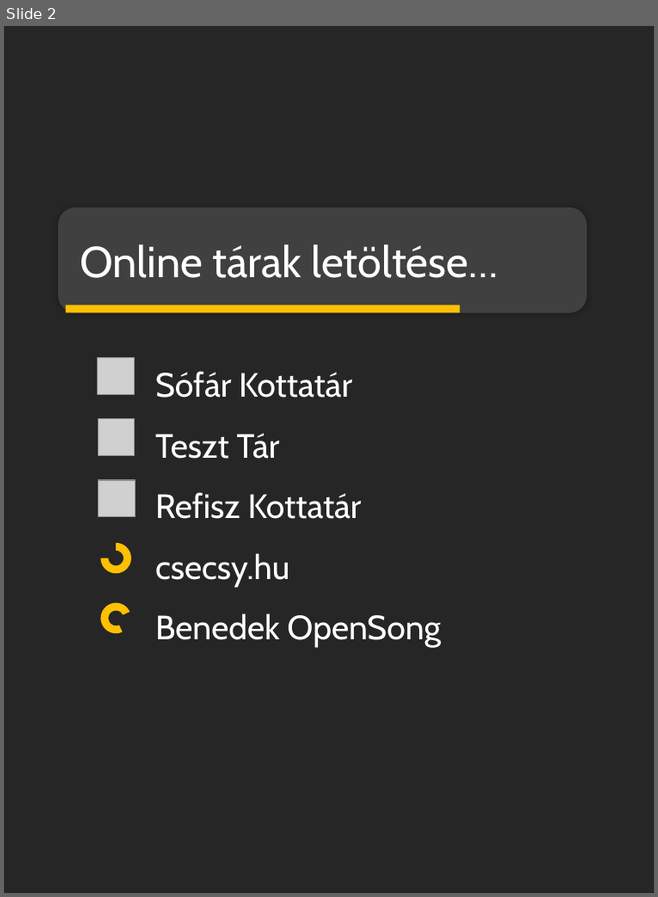
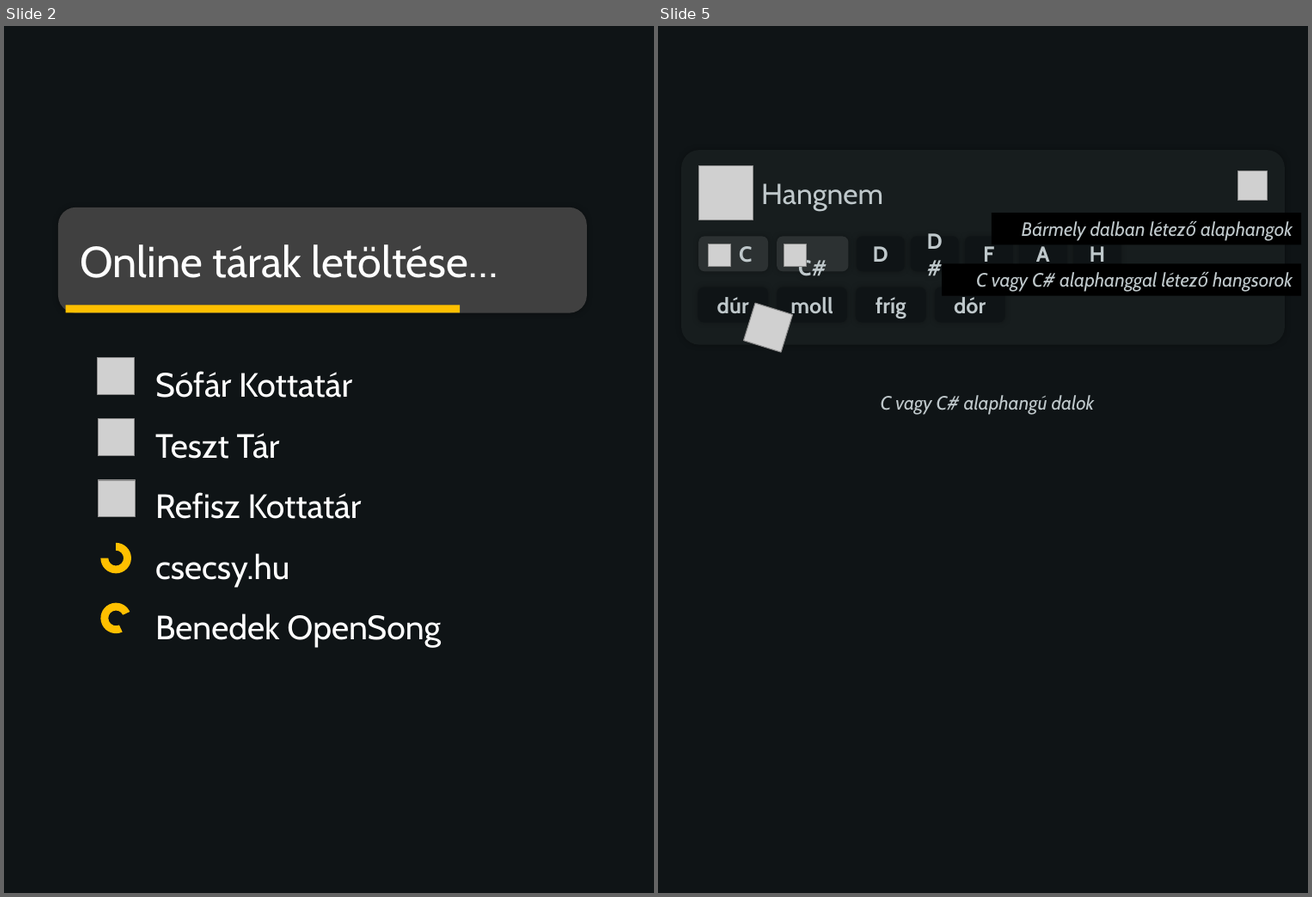
Before and after one commit to reformatus/lyric, a slide deck: Tervek/ui-terv.pptx. Shown side by side, each under a label of ours: slide 2 before the commit, slides 2 and 5 after it; the slides between them are not shown. The pictures are 658x897 and 1312x897 pixels, drawn with LibreOffice and Linux fonts; fonts in the diff are those of the drawing; grey boxes stand for pictures; background and template pictures are left out. Boxes give left, top, right and bottom in pixels: in the first picture for what was removed or moved away, otherwise in the second. Text is boxed around its words. In the diff, an @@ line names an element or a change of style, - is before the commit and + after.

```diff
--- a/Tervek/ui-terv.pptx
+++ b/Tervek/ui-terv.pptx
@@ slide 5 added at <box>658,26,1308,893</box>, background #0F1416 @@
@@ rounded rectangle added at <box>681,150,1285,345</box>, fill #171D1E @@
@@ picture added at <box>698,165,753,220</box> @@
@@ picture added at <box>1238,170,1268,201</box> @@
@@ text added at <box>761,183,883,211</box>, 24 pt, text #BFC8CB @@
+Hangnem
@@ rectangle added at <box>992,213,1301,244</box>, fill #000000, 16 pt, text #BFC8CB, italic @@
+Bármely dalban létező alaphangok
@@ rounded rectangle added at <box>698,237,768,272</box>, fill #2C3132, 18 pt, text #BFC8CB, bold @@
+C
@@ picture added at <box>708,244,730,266</box> @@
@@ rounded rectangle added at <box>777,236,849,271</box>, fill #2C3132, 18 pt, text #BFC8CB, bold @@
+C#
@@ picture added at <box>784,244,805,266</box> @@
@@ rounded rectangle added at <box>857,236,904,271</box>, fill #0F1416, 18 pt, text #BFC8CB, bold @@
+D
@@ rounded rectangle added at <box>911,236,959,271</box>, fill #0F1416, 18 pt, text #BFC8CB, bold @@
+D#
@@ rounded rectangle added at <box>965,236,1012,271</box>, fill #0F1416, 18 pt, text #BFC8CB, bold @@
+F
@@ rounded rectangle added at <box>1019,236,1067,271</box>, fill #0F1416, 18 pt, text #BFC8CB, bold @@
+A
@@ rounded rectangle added at <box>1073,236,1121,271</box>, fill #0F1416, 18 pt, text #BFC8CB, bold @@
+H
@@ rectangle added at <box>943,263,1302,295</box>, fill #000000, 16 pt, text #BFC8CB, italic @@
+C vagy C# alaphanggal létező hangsorok
@@ rounded rectangle added at <box>698,287,768,323</box>, fill #0F1416, 18 pt, text #BFC8CB, bold @@
+dúr
@@ picture added at <box>743,303,792,352</box> @@
@@ rounded rectangle added at <box>777,287,847,323</box>, fill #0F1416, 18 pt, text #BFC8CB, bold @@
+moll
@@ rounded rectangle added at <box>856,287,925,323</box>, fill #0F1416, 18 pt, text #BFC8CB, bold @@
+fríg
@@ rounded rectangle added at <box>935,287,1005,323</box>, fill #0F1416, 18 pt, text #BFC8CB, bold @@
+dór
@@ text added at <box>881,395,1095,415</box>, 16 pt, text #BFC8CB, italic @@
+C vagy C# alaphangú dalok
@@ slide 2 changed as well @@
@@ background #262626 to #0F1416 @@
```
Also in this commit, not shown: 1 other slide changed, 10 other slides added.
